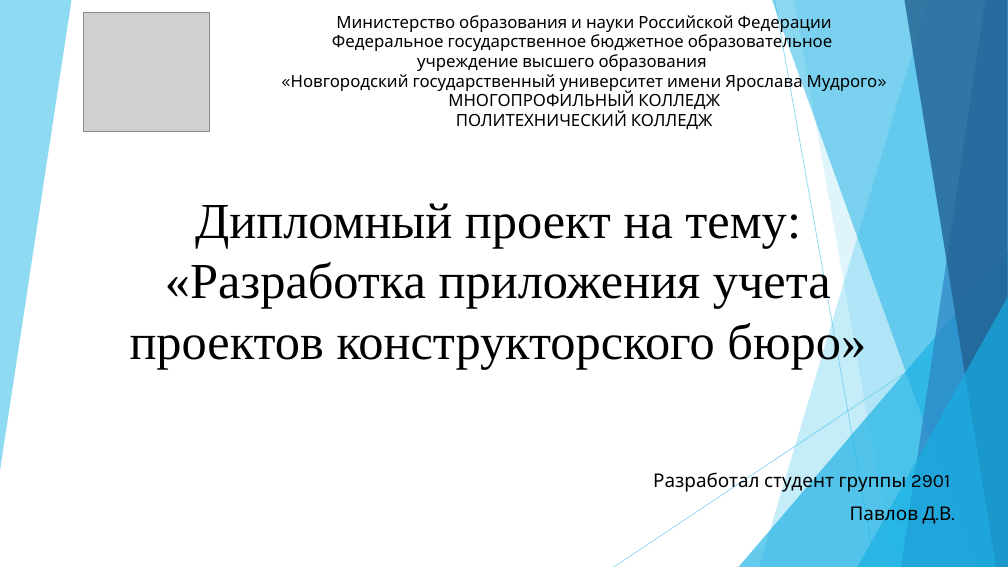
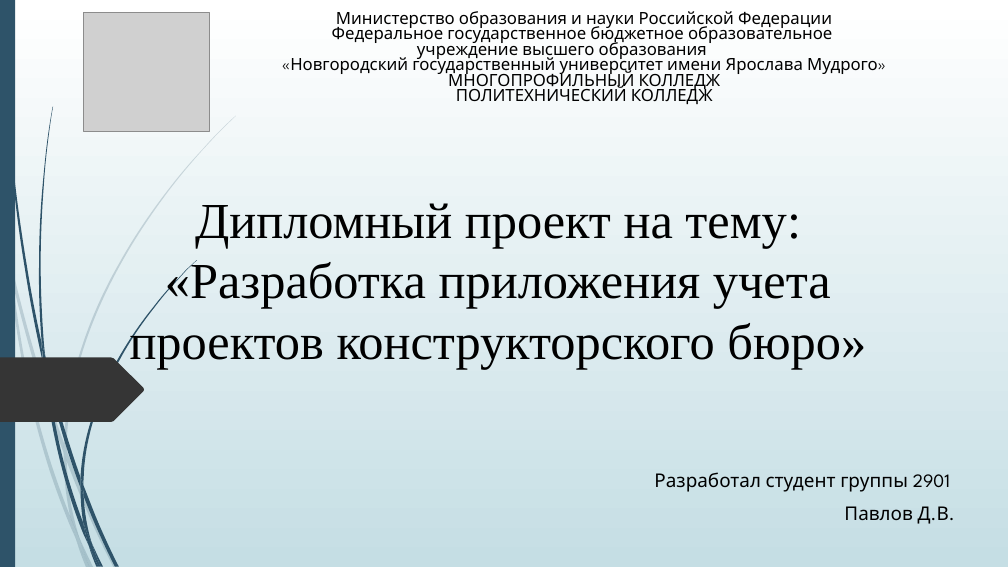
Before and after one commit to WildeG/ADOP, a slide deck: slide 1 of Павлов.pptx. Drawn at 1008x567 pixels with LibreOffice and Linux fonts; fonts in the diff are those of the drawing; grey boxes stand for pictures. Boxes give left, top, right and bottom in pixels: in the first picture for what was removed or moved away, otherwise in the second. Text is boxed around its words. In the diff, an @@ line names an element or a change of style, - is before the commit and + after.

```diff
--- a/Павлов.pptx
+++ b/Павлов.pptx
@@ background #FFFFFF to gradient #FFFFFF to #C5DEE5 @@
@@ rectangle added at (x1=0, y1=0, x2=15, y2=567), fill #2E5369 @@
@@ table at (x1=83, y1=13, x2=910, y2=134) @@
@@ font Karla to League Spartan @@
@@ freeform shape resized from (x1=0, y1=0, x2=71, y2=470) to (x1=39, y1=107, x2=53, y2=357) @@
@@ freeform shape at (x1=39, y1=107, x2=53, y2=357): fill #5FCBEF at 70% opacity to #2E5369 @@
@@ group removed at (x1=614, y1=0, x2=1008, y2=567): 5 freeform shapes, 2 lines, 2 triangles @@
@@ freeform shape added at (x1=0, y1=358, x2=144, y2=422), fill #353535 @@
@@ subtitle "Разработал студент группы 2901" at (x1=654, y1=472, x2=950, y2=524): font Karla to League Spartan @@
@@ group added at (x1=0, y1=116, x2=236, y2=567): 10 freeform shapes @@
@@ group added at (x1=2, y1=0, x2=197, y2=567): 11 freeform shapes @@
```
Also in this commit, not shown: 7 other slides changed, 6 slides added, 6 slides removed, 7 other files.
